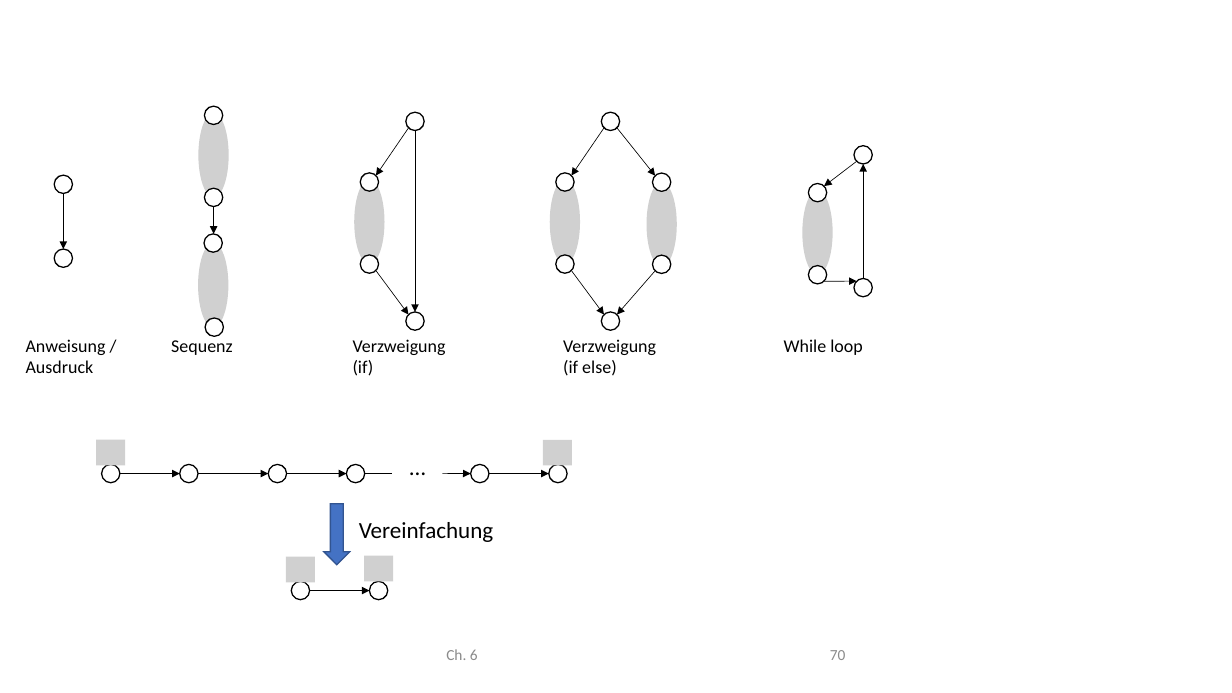
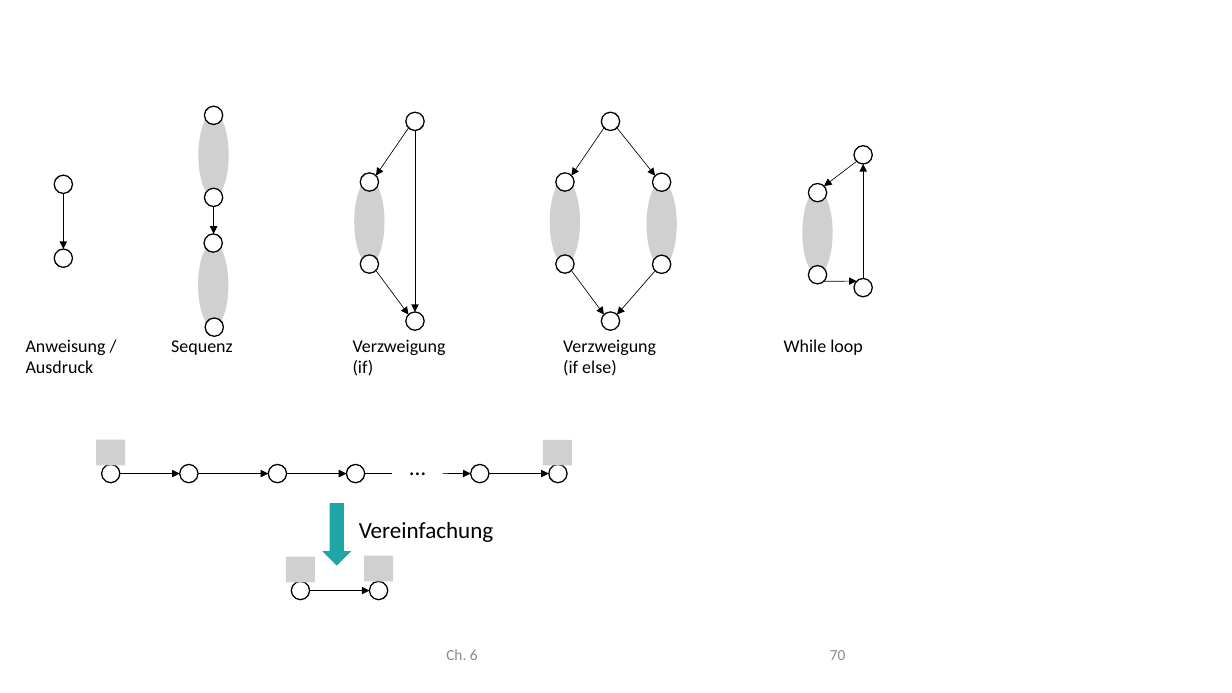
Before and after one commit to unibas-marcelluethi/software-engineering, a slide deck: slide 70 of docs/slides/drawings/graphics.pptx. Drawn at 1232x693 pixels with LibreOffice and Linux fonts; fonts in the diff are those of the drawing; grey boxes stand for pictures. Boxes give left, top, right and bottom in pixels: in the first picture for what was removed or moved away, otherwise in the second. Text is boxed around its words. In the diff, an @@ line names an element or a change of style, - is before the commit and + after.

```diff
--- a/docs/slides/drawings/graphics.pptx
+++ b/docs/slides/drawings/graphics.pptx
@@ down arrow at [324,504,350,565]: fill #4472C4 to #1EA5A5; outline #325491 1 pt to #1EA5A5 1 pt @@
```
Also in this commit, not shown: 1 other slide changed, 1 slide added, 1 slide removed, 11 other files.
